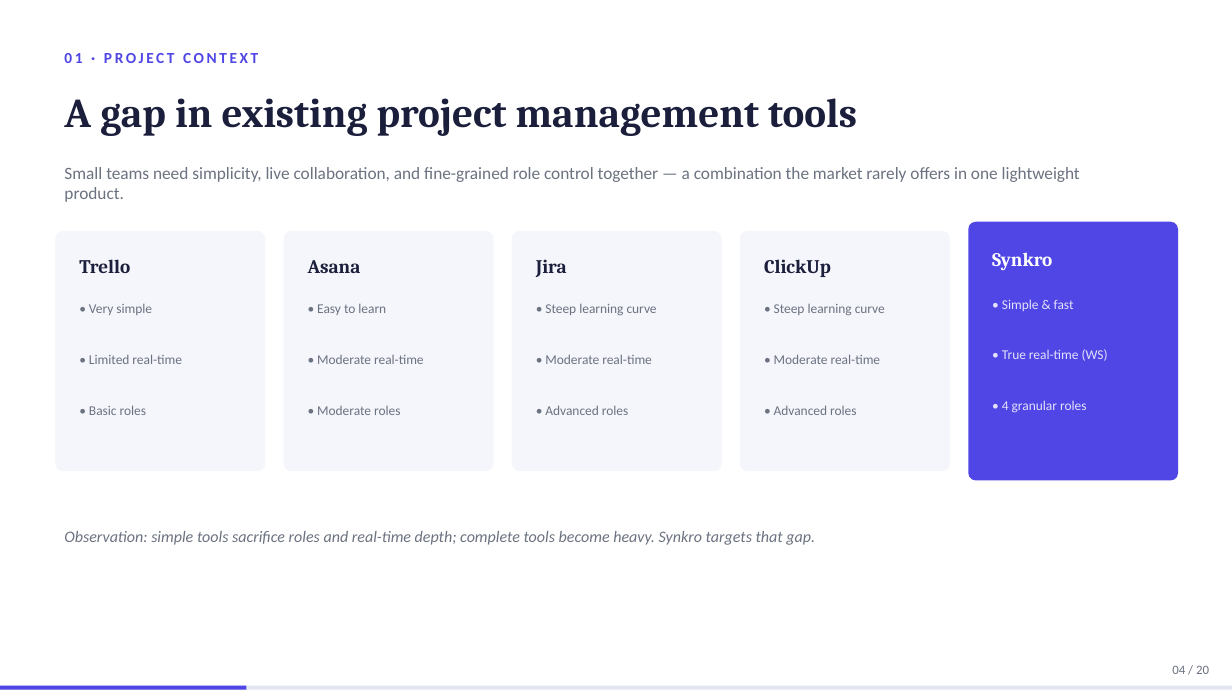
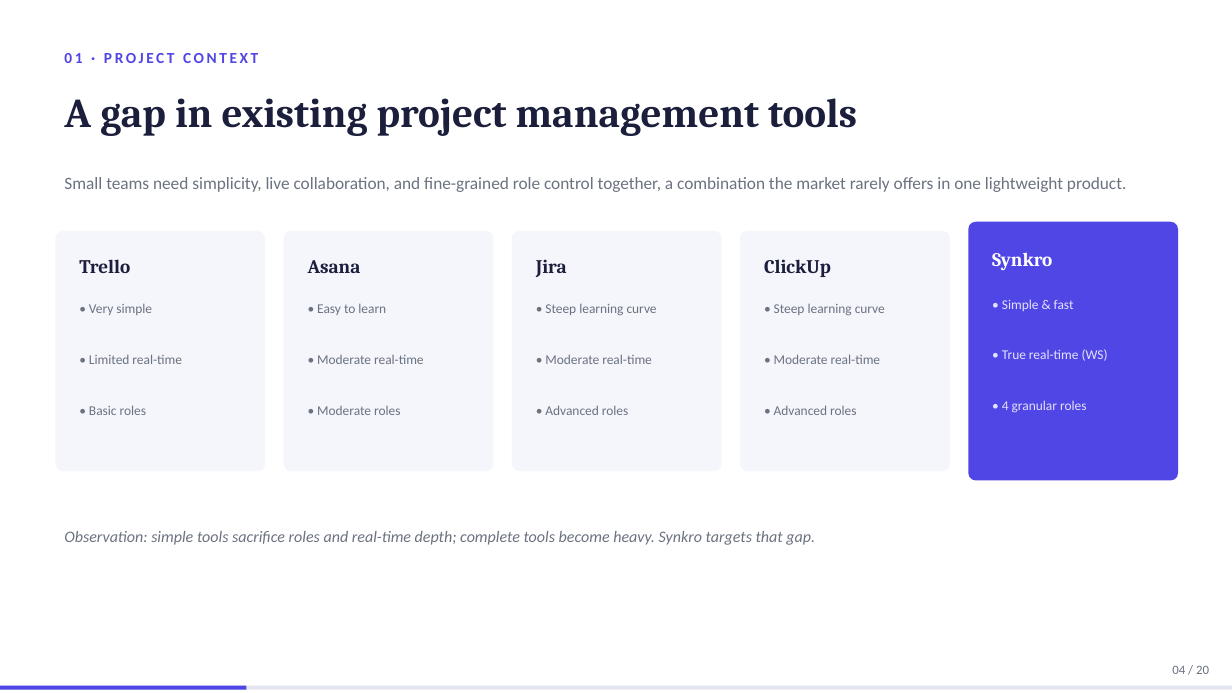
Before and after one commit to domdomxy/synkro, a slide deck: slide 4 of Synkro_PFA_Defense.pptx. Drawn at 1232x693 pixels with LibreOffice and Linux fonts; fonts in the diff are those of the drawing. Boxes give left, top, right and bottom in pixels: in the first picture for what was removed or moved away, otherwise in the second. Text is boxed around its words. In the diff, an @@ line names an element or a change of style, - is before the commit and + after.

```diff
--- a/Synkro_PFA_Defense.pptx
+++ b/Synkro_PFA_Defense.pptx
@@ text at <box>64,177,1126,192</box>: text changed @@
-Small teams need simplicity, live collaboration, and fine-grained role control together — a combination the market rarely offers in one lightweight product.
+Small teams need simplicity, live collaboration, and fine-grained role control together, a combination the market rarely offers in one lightweight product.
```
Also in this commit, not shown: 11 other slides changed.
